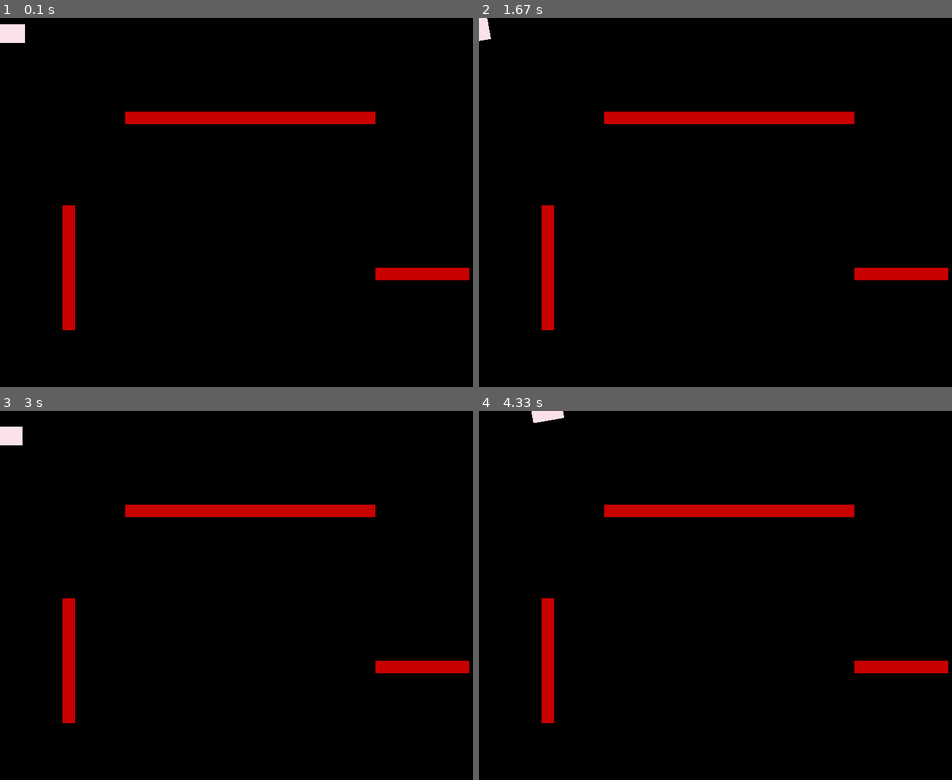
Above: before the commit, frames 1-4 (two rows, left to right).
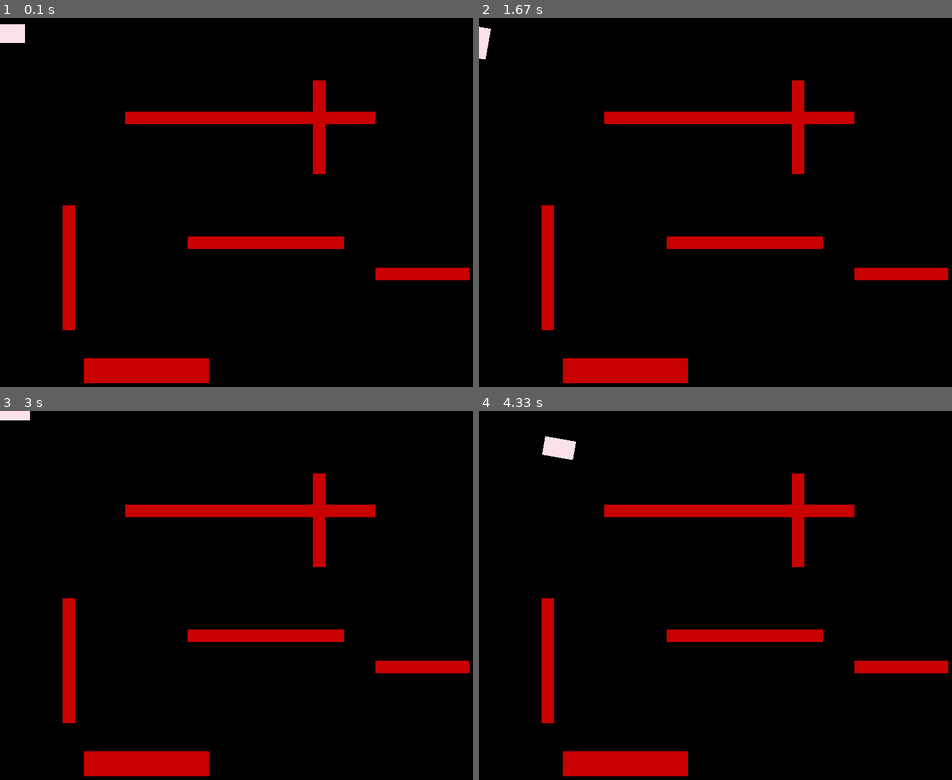
Above: after the commit, the same moments.

Repository: DidulaJeewandara/DSA-and-AI
Game: pygame game, started from pygame/main.py
Two runs of this game, one before a commit and one after it. Both use one fixed random seed, a clock stepped at 60 frames per second and the inputs below.
Inputs:
- Up to frame 1 (0.1 s): no input
- Up to frame 2 (1.67 s): hold Right 0.33-0.8 s; hold Up 0.83-1.13 s; hold Right 1.17-1.63 s
- Up to frame 3 (3 s): hold Left 1.67-2.2 s; hold Down 2.23-2.53 s; hold Left 2.57-2.97 s
- Up to frame 4 (4.33 s): hold Up 3-3.37 s; hold Right 3.4-4.03 s; hold Down from 4.07 s (still down)

The runs differ from the first frame. In frame 1, 3.5% of the frame differs, in the area x 17-73%, y 16-99%; in frame 2, 3.6%; in frame 3, 3.9%; in frame 4, 4.0%, in the area x 11-73%, y 0-99%.

Commit message:
well spent

Diff:
--- a/pygame/main.py
+++ b/pygame/main.py
@@ -20,7 +20,10 @@
         self.barriers = [
             Barrier(200, 150, 400, 20),
             Barrier(100, 300, 20, 200),
-            Barrier(600, 400, 150, 20)
+            Barrier(600, 400, 150, 20),
+            Barrier(134, 545, 200, 40),
+            Barrier(500, 100, 20, 150),
+            Barrier(300, 350, 250, 20)
         ]
         self.running = True
 
@@ -31,7 +34,7 @@
                          self.car.speed += self.car.acceleration
             elif keys[pygame.K_DOWN]:
                 if self.car.speed > -self.car.max_speed:
-                    self.car.speed -= self.car.deceleration
+                    self.car.speed += -self.car.acceleration
             else:
                 if self.car.speed > 0:
                     self.car.speed -= self.car.deceleration
@@ -39,9 +42,9 @@
                     self.car.speed += self.car.deceleration
 
             if keys[pygame.K_LEFT]:
+                self.car.angle -= self.car.turn_speed
+            if keys[pygame.K_RIGHT]:
                 self.car.angle += self.car.turn_speed
-            if keys[pygame.K_RIGHT]:
-                self.car.angle -= self.car.turn_speed
 
             if self.car.x<0:
                 self.car.x=0
